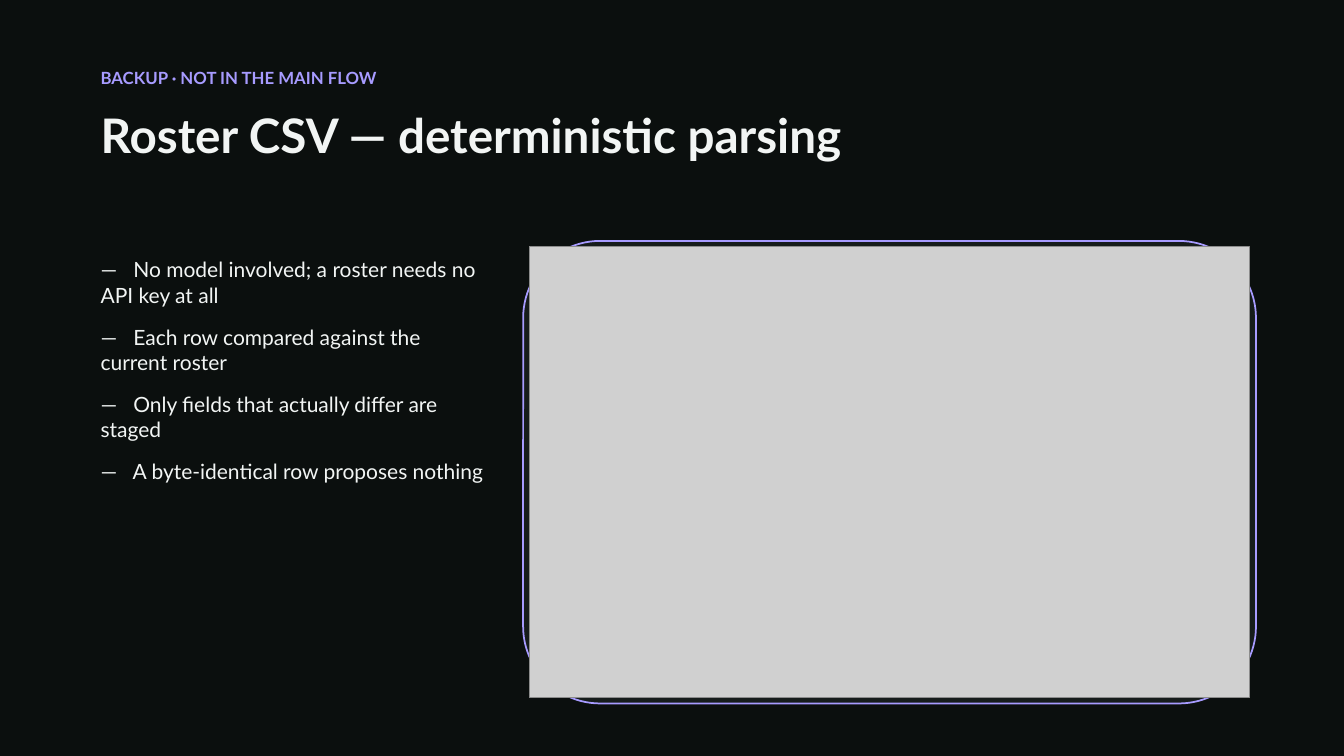
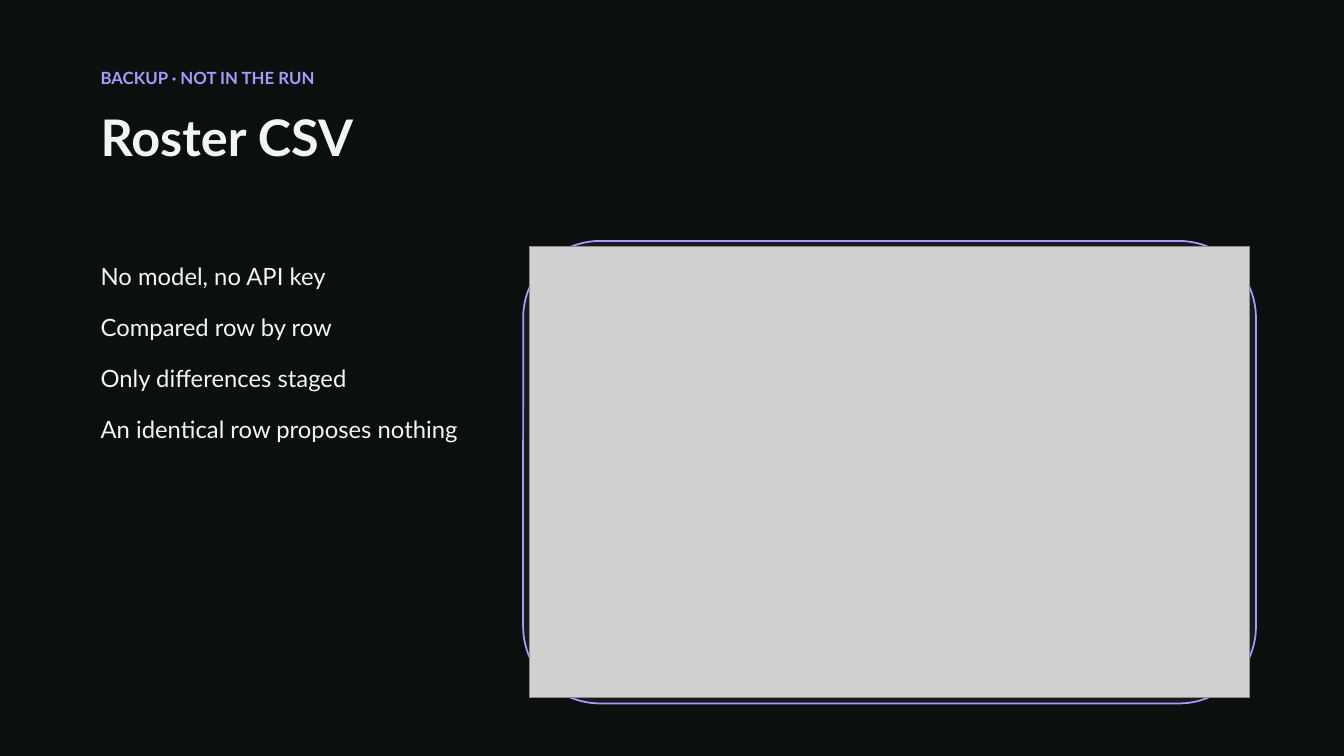
Before and after one commit to AzizKhayati1/companysim, a slide deck: slide 19 of docs/reading-the-paperwork.pptx. Drawn at 1344x756 pixels with LibreOffice and Linux fonts; fonts in the diff are those of the drawing; grey boxes stand for pictures. Boxes give left, top, right and bottom in pixels: in the first picture for what was removed or moved away, otherwise in the second. Text is boxed around its words. In the diff, an @@ line names an element or a change of style, - is before the commit and + after.

```diff
--- a/docs/reading-the-paperwork.pptx
+++ b/docs/reading-the-paperwork.pptx
@@ text at [101,71,314,84]: text changed @@
-BACKUP · NOT IN THE MAIN FLOW
+BACKUP · NOT IN THE RUN
@@ text at [101,119,353,157]: text changed; size 34 to 36 pt @@
-Roster CSV — deterministic parsing
+Roster CSV
@@ text at [101,267,458,443]: text changed; size 15 to 17 pt @@
-— No model involved; a roster needs no API key at all
-— Each row compared against the current roster
-— Only fields that actually differ are staged
-— A byte-identical row proposes nothing
+No model, no API key
+Compared row by row
+Only differences staged
+An identical row proposes nothing
```
Also in this commit, not shown: 28 other slides changed, 2 other files.
